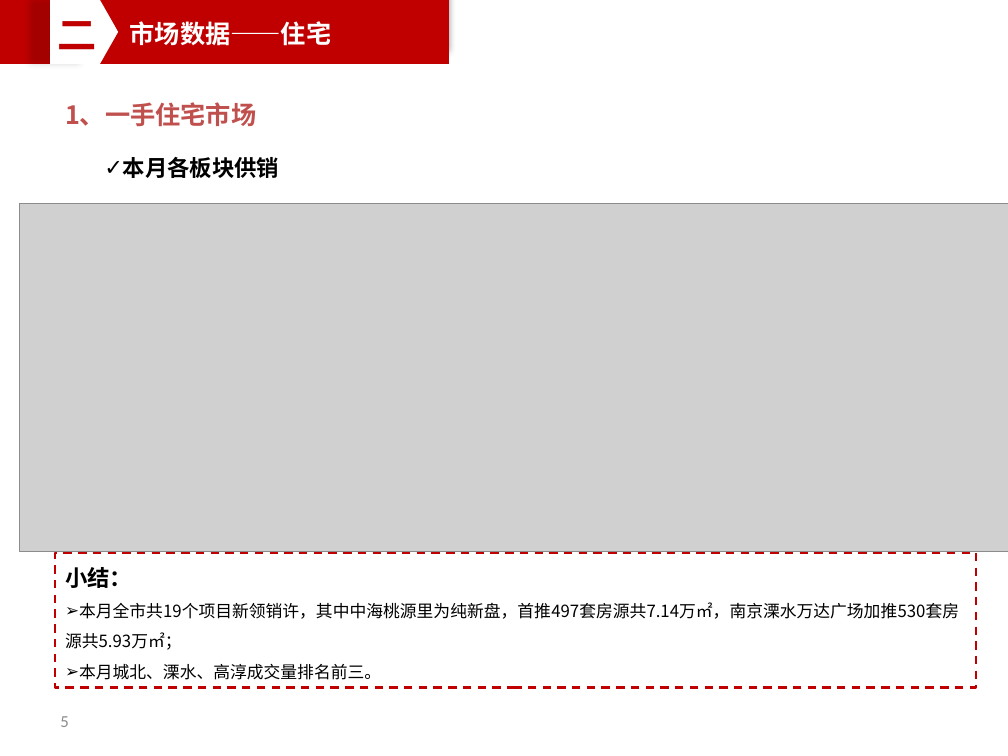
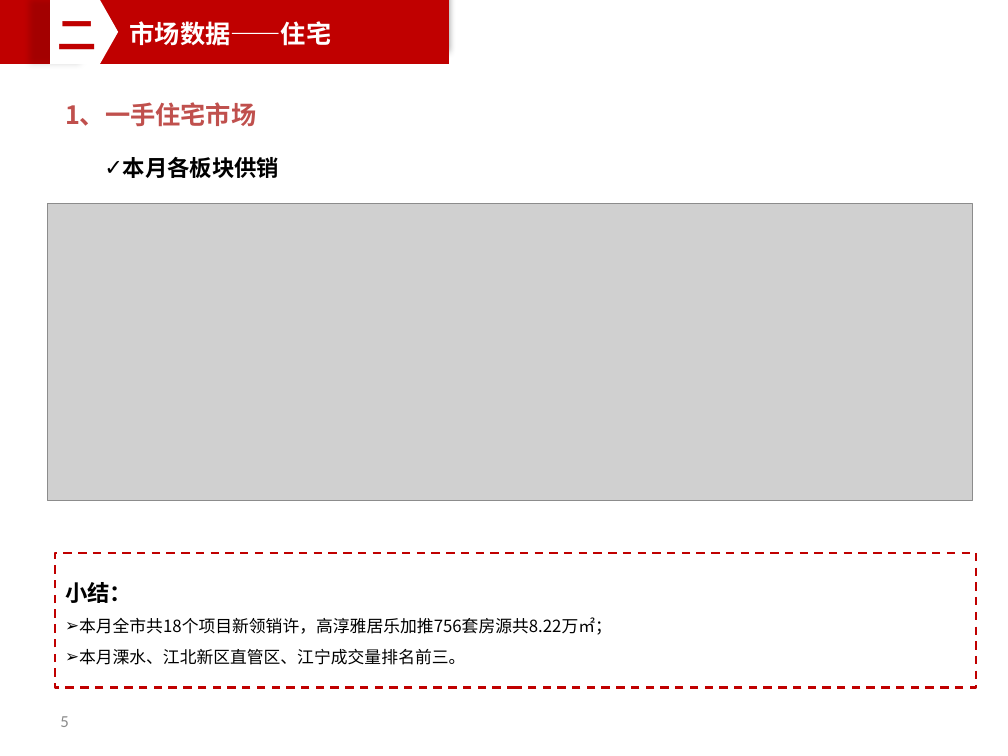
Before and after one commit to PengZiqiao/monthly_report, a slide deck: slide 5 of 南京中海2018年4月月报.pptx. Drawn at 1008x756 pixels with LibreOffice and Linux fonts; fonts in the diff are those of the drawing; grey boxes stand for pictures. Boxes give left, top, right and bottom in pixels: in the first picture for what was removed or moved away, otherwise in the second. Text is boxed around its words. In the diff, an @@ line names an element or a change of style, - is before the commit and + after.

Commit message:
添加中海月报脚本，月报数据更新至5月

```diff
--- a/南京中海2018年4月月报.pptx
+++ b/南京中海2018年4月月报.pptx
@@ picture: place and size @@
-picture at [20, 204, 1008, 551]
+picture at [47, 204, 973, 501]
@@ text in rectangle at [79, 617, 612, 665]: text changed @@
-➢ 本月全市共19个项目新领销许，其中中海桃源里为纯新盘，首推497套房源共7.14万㎡，南京溧水万达广场加推530套房源共5.93万㎡；
-➢ 本月城北、溧水、高淳成交量排名前三。
+➢ 本月全市共18个项目新领销许，高淳雅居乐加推756套房源共8.22万㎡；
+➢ 本月溧水、江北新区直管区、江宁成交量排名前三。
```
Also in this commit, not shown: 16 other slides changed, 1 slide added, 2 other files.
